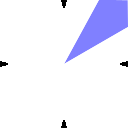
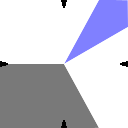
Layer changes from the first 128×128 image to the second:
painted on "Background" over (0, 64, 99, 128)
